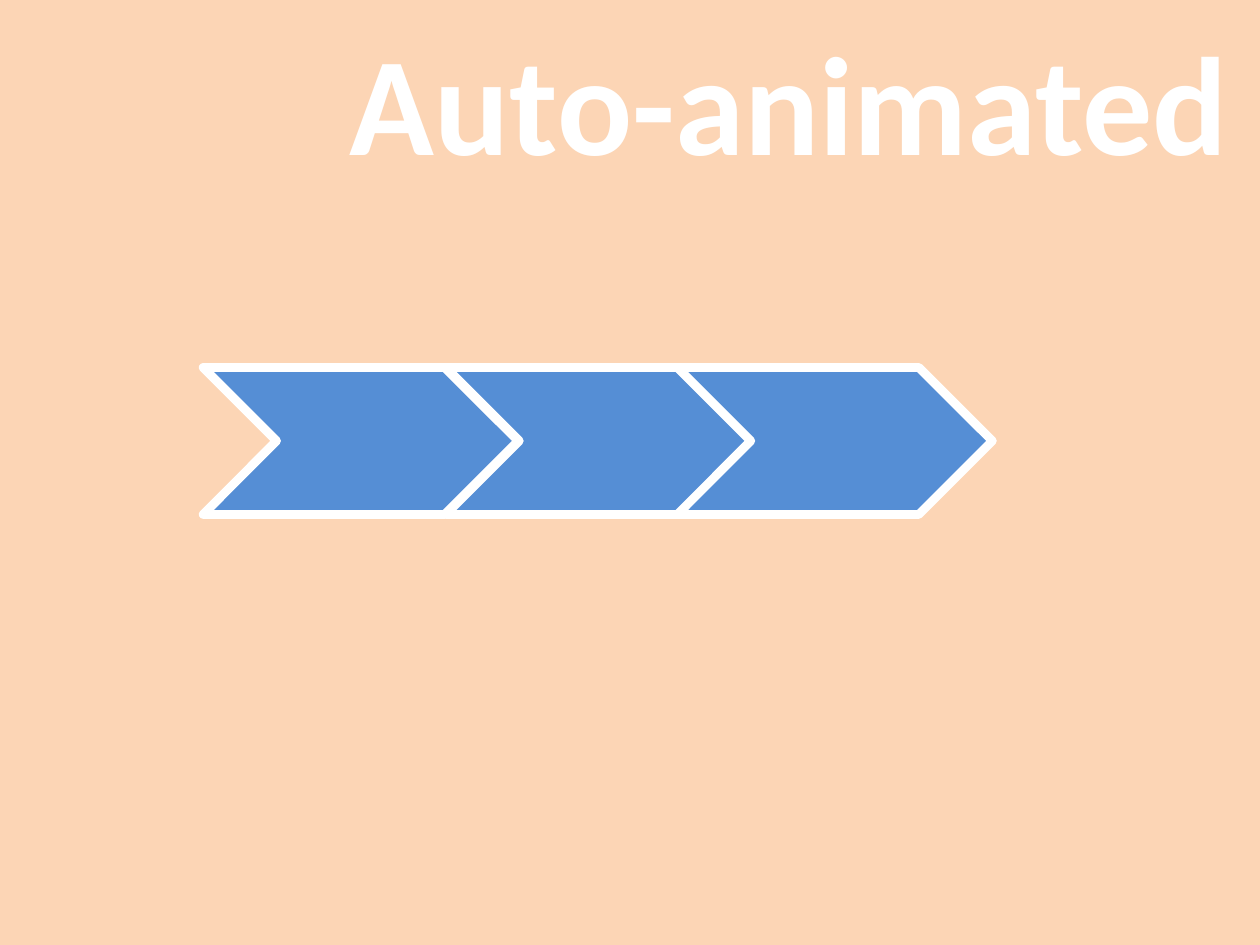
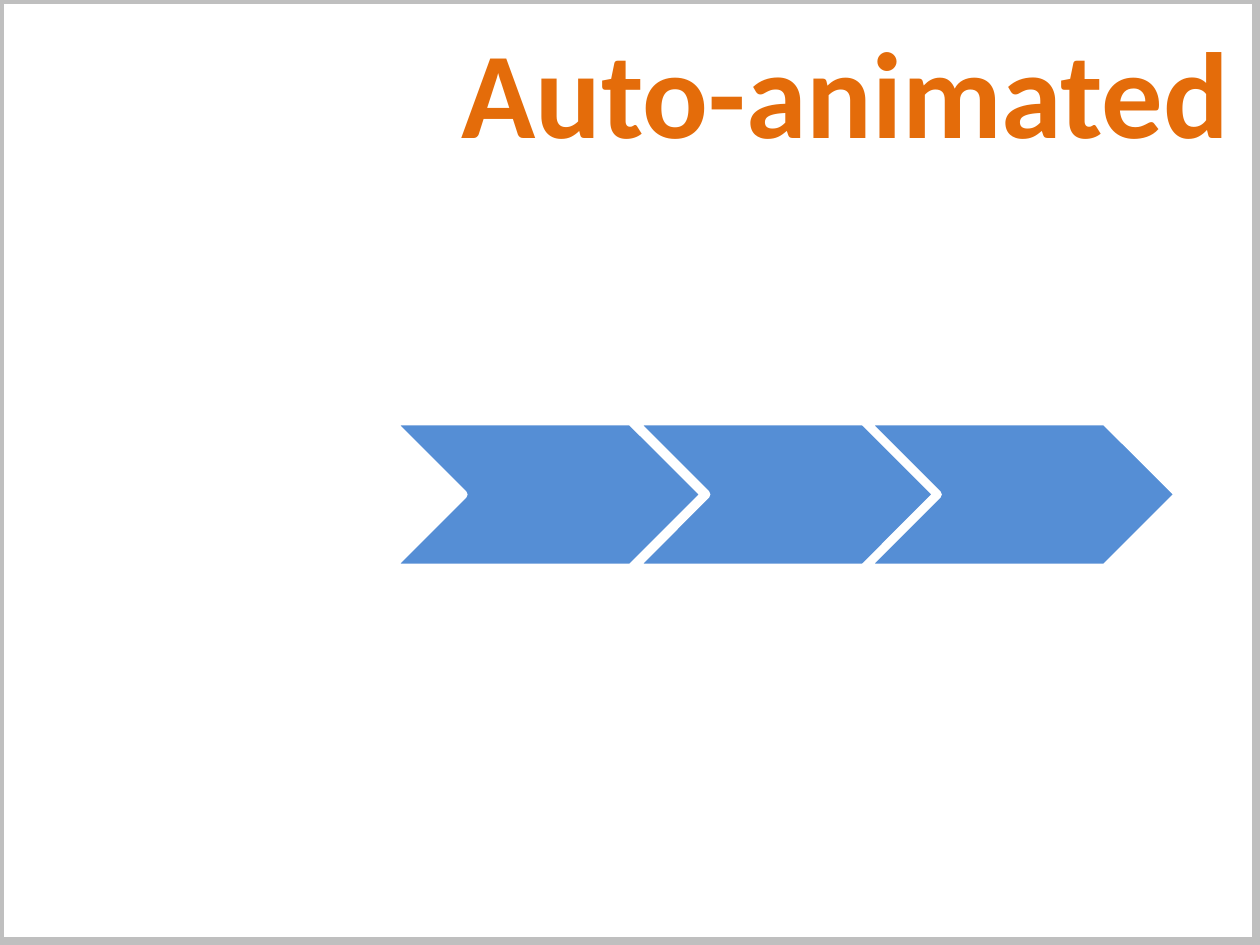
Before and after one commit to PowerPointLabs/PowerPointLabs, a slide deck: slide 6 of doc/Auto-animate gif.pptx. Drawn at 1260x945 pixels with LibreOffice and Linux fonts; fonts in the diff are those of the drawing. Boxes give left, top, right and bottom in pixels: in the first picture for what was removed or moved away, otherwise in the second. Text is boxed around its words. In the diff, an @@ line names an element or a change of style, - is before the commit and + after.

Commit message:
changed background color of auto-animate and spotlight gifs

```diff
--- a/doc/Auto-animate gif.pptx
+++ b/doc/Auto-animate gif.pptx
@@ background #FCD5B5 to #FFFFFF @@
@@ rectangle added at bbox=[0, 0, 1257, 942], outline #BFBFBF 2 pt @@
@@ text added at bbox=[462, 52, 1229, 139], 28 pt, text #E46C0A, bold @@
+Auto-animated
@@ chevron: place and size @@
-chevron at bbox=[447, 369, 762, 517]
+chevron at bbox=[391, 422, 706, 570]
@@ chevron: place and size @@
-chevron at bbox=[677, 369, 992, 517]
+chevron at bbox=[633, 422, 948, 570]
@@ chevron: place and size @@
-chevron at bbox=[205, 369, 520, 517]
+chevron at bbox=[863, 422, 1178, 570]
```
Also in this commit, not shown: 5 other slides changed, 1 slide added, 1 slide removed, 1 other file.
